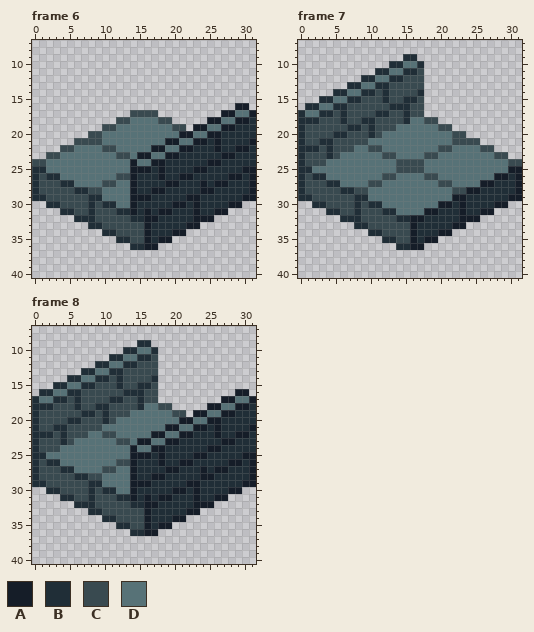
A pixel-art file gets an edit: assets/img/stone_bridge.aseprite. That is the earlier state.
32x48 pixels, 8 frames. Shown: frame 6: x 0..31, y 7..40; frame 7: x 0..31, y 7..40; frame 8: x 0..31, y 7..40. The old version is drawn lined up with the new one, on the new canvas. The commit also changed other frames, which this record leaves out.
Visible layers, top first: "Handrails", "bottom", "Floor".
Palette (. is transparent): A #151d28  B #202e37  C #394a50  D #577277
Pixels before, frame 6, first column x 0:
16 .............................AA.
17 ..............CCCC.........AADDA
18 ............CCDDDDCC.....AADDAAB
19 ..........CCDDDDDDDDCC.AADDAABBB
20 ........CCDDDDDDDDDDDAADDAABBBBB
21 ......CCCCDDDDDDDDDAADDAABABBBBA
22 ....CCDDDDCCDDDDDAADDAABBBABBAAB
23 ..CCDDDDDDDDCCDAADDAABBBBBBAABBB
24 CCDDDDDDDDDDDDADDAABBBBBBAABBBBB
25 BBDDDDDDDDDDDDAAABABBBBAABBBBBAA
26 BCBBDDDDDDDDCCABBBABBAABBBBBAABA
27 BCCCBBDDDDCCDDABBBBAABBBABAABBBA
28 BCCCCCBBCCDDDDABBAABBBBBAABBBBBA
29 BBCCCCCCBBDDDDAAABBBBBAABBBBBBAA
30 ..BBCCCCBCBBDDABBBBBAABABBBBAA..
31 ....BBCCBCCCBBABABAABBBABBAA....
32 ......BBBCCCCCBBAABBBBBAAA......
33 ........BBCCCCCCABBBBBAA........
34 ..........BBCCCCABBBAA..........
35 ............BBCCABAA............
36 ..............BBAA..............
Pixels before, frame 7, first column x 0:
 9 ...............BB...............
10 .............BBDDB..............
11 ...........BBDDBBC..............
12 .........BBDDBBCCC..............
13 .......BBDDBBCCCCC..............
14 .....BBDDBBCBCCCCB..............
15 ...BBDDBBCCCBCCBBC..............
16 .BBDDBBCCCCCCBBBCC..............
17 BDDBBCBCCCCBBCCBCC..............
18 BBBCCCBCCBBCCCCBDDCC............
19 BCCCCCCBBCBCCCDDDDDDCC..........
20 BCCCCBBCCCBCDDDDDDDDDDCC........
21 BCCBBCCCCCDDDDDDDDDDDDCCCC......
22 BBBCBCCCDDCCDDDDDDDDCCDDDDCC....
23 BCCCBCDDDDDDCCDDDDCCDDDDDDDDCC..
24 BCCCDDDDDDDDDDCCCCDDDDDDDDDDDDCC
25 BBDDDDDDDDDDDDCCCCDDDDDDDDDDDDAA
26 BCBBDDDDDDDDCCDDDDCCDDDDDDDDAABA
27 BCCCBBDDDDCCDDDDDDDDCCDDDDAABBBA
28 BCCCCCBBCCDDDDDDDDDDDDCCAABBBBBA
29 BBCCCCCCBBDDDDDDDDDDDDAABBBBBBAA
30 ..BBCCCCBCBBDDDDDDDDAABABBBBAA..
31 ....BBCCBCCCBBDDDDAABBBABBAA....
32 ......BBBCCCCCBBAABBBBBAAA......
33 ........BBCCCCCCABBBBBAA........
34 ..........BBCCCCABBBAA..........
35 ............BBCCABAA............
36 ..............BBAA..............
Pixels before, frame 8, first column x 0:
 9 ...............BB...............
10 .............BBDDB..............
11 ...........BBDDBBC..............
12 .........BBDDBBCCC..............
13 .......BBDDBBCCCCC..............
14 .....BBDDBBCBCCCCB..............
15 ...BBDDBBCCCBCCBBC..............
16 .BBDDBBCCCCCCBBBCC...........AA.
17 BDDBBCBCCCCBBCCBCC.........AADDA
18 BBBCCCBCCBBCCCCBDDCC.....AADDAAB
19 BCCCCCCBBCBCCCDDDDDDCC.AADDAABBB
20 BCCCCBBCCCBCDDDDDDDDDAADDAABBBBB
21 BCCBBCCCCCDDDDDDDDDAADDAABABBBBA
22 BBBCBCCCDDCCDDDDDAADDAABBBABBAAB
23 BCCCBCDDDDDDCCDAADDAABBBBBBAABBB
24 BCCCDDDDDDDDDDADDAABBBBBBAABBBBB
25 BBDDDDDDDDDDDDAAABABBBBAABBBBBAA
26 BCBBDDDDDDDDCCABBBABBAABBBBBAABA
27 BCCCBBDDDDCCDDABBBBAABBBABAABBBA
28 BCCCCCBBCCDDDDABBAABBBBBAABBBBBA
29 BBCCCCCCBBDDDDAAABBBBBAABBBBBBAA
30 ..BBCCCCBCBBDDABBBBBAABABBBBAA..
31 ....BBCCBCCCBBABABAABBBABBAA....
32 ......BBBCCCCCBBAABBBBBAAA......
33 ........BBCCCCCCABBBBBAA........
34 ..........BBCCCCABBBAA..........
35 ............BBCCABAA............
36 ..............BBAA..............
The result:
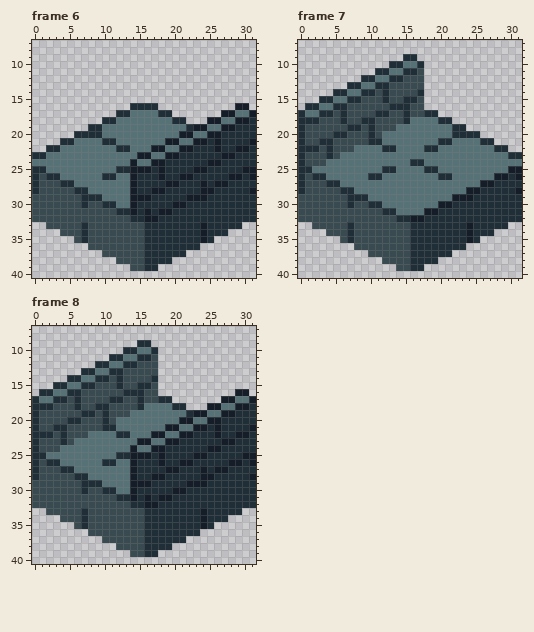
The edit:
canvas 32x48 -> 32x64, the old top-left corner now at 0,1
Changed rows in their new state; - is an unchanged pixel.
Frame 6:
first column x 0:
16 --------------BBBB--------------
17 ------------BBDDDDBB------------
18 ----------BBDD----DDBB----------
19 --------BBDD--------DDB---------
20 ------BBBB----------------------
21 ----BBDDDDBB--------------------
22 --BBDD----DDBB------------------
23 BBDD--------DD------------------
24 DD------------------------------
25 ------------BB------------------
26 ----------BBDD------------------
27 ----------DD-------------------B
28 --------DD----------------------
29 CC-----B----------------A-----BB
30 CCCC---BC--------------B----BBBB
31 CCCCCC--C--------------B--BBBBBB
32 CCCCCCCCC--------------BBBBBBBBB
33 --CCCCCBCC------B-----BBABBBBB--
34 ----CCCBCCCC----B---BBBBABBB----
35 ------CBCCCCCC--B-BBBBBBAB------
36 --------CCCCCCCCBBBBBBBB--------
37 ----------CCCCCCBBBBBB----------
38 ------------CCCCBBBB------------
39 --------------CCBB--------------
Frame 7:
first column x 0:
17 ------------------BB------------
18 ------------------DDBB----------
19 --------------------DDBB--------
20 ----------------------BBBB------
21 ----------BB--------BBDDDDBB----
22 ----------DDBB----BBDD----DDBB--
23 ------------DD----DD--------DDBB
24 --------------DDBB------------DD
25 ------------BBDDDDBB------------
26 ----------BBDD----DDBB----------
27 ----------DD--------DD---------B
28 --------DD------------DD--------
29 CC-----B----------------A-----BB
30 CCCC---BC--------------B----BBBB
31 CCCCCC--C--------------B--BBBBBB
32 CCCCCCCCC--------------BBBBBBBBB
33 --CCCCCBCC------B-----BBABBBBB--
34 ----CCCBCCCC----B---BBBBABBB----
35 ------CBCCCCCC--B-BBBBBBAB------
36 --------CCCCCCCCBBBBBBBB--------
37 ----------CCCCCCBBBBBB----------
38 ------------CCCCBBBB------------
39 --------------CCBB--------------
Frame 8:
first column x 0:
17 ------------------BB------------
18 ------------------DDBB----------
19 --------------------DDB---------
21 ----------BB--------------------
22 ----------DDBB------------------
23 ------------DD------------------
25 ------------BB------------------
26 ----------BBDD------------------
27 ----------DD-------------------B
28 --------DD----------------------
29 CC-----B----------------A-----BB
30 CCCC---BC--------------B----BBBB
31 CCCCCC--C--------------B--BBBBBB
32 CCCCCCCCC--------------BBBBBBBBB
33 --CCCCCBCC------B-----BBABBBBB--
34 ----CCCBCCCC----B---BBBBABBB----
35 ------CBCCCCCC--B-BBBBBBAB------
36 --------CCCCCCCCBBBBBBBB--------
37 ----------CCCCCCBBBBBB----------
38 ------------CCCCBBBB------------
39 --------------CCBB--------------
Boxes around the changes in both pictures, in picture pixels (x1, y1, x2, y2):
changed: (32, 103, 256, 271)
changed: (298, 110, 522, 271)
changed: (158, 396, 193, 417)
changed: (32, 424, 256, 557)
